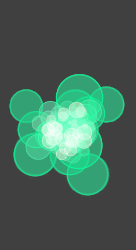
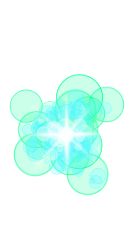
Comparing the layer stacks of the two 136x250 images. Changes:
painted on "Flame From Beyond" over [0, 0, 136, 250]
hid "Layer 11" over [0, 0, 136, 250]
